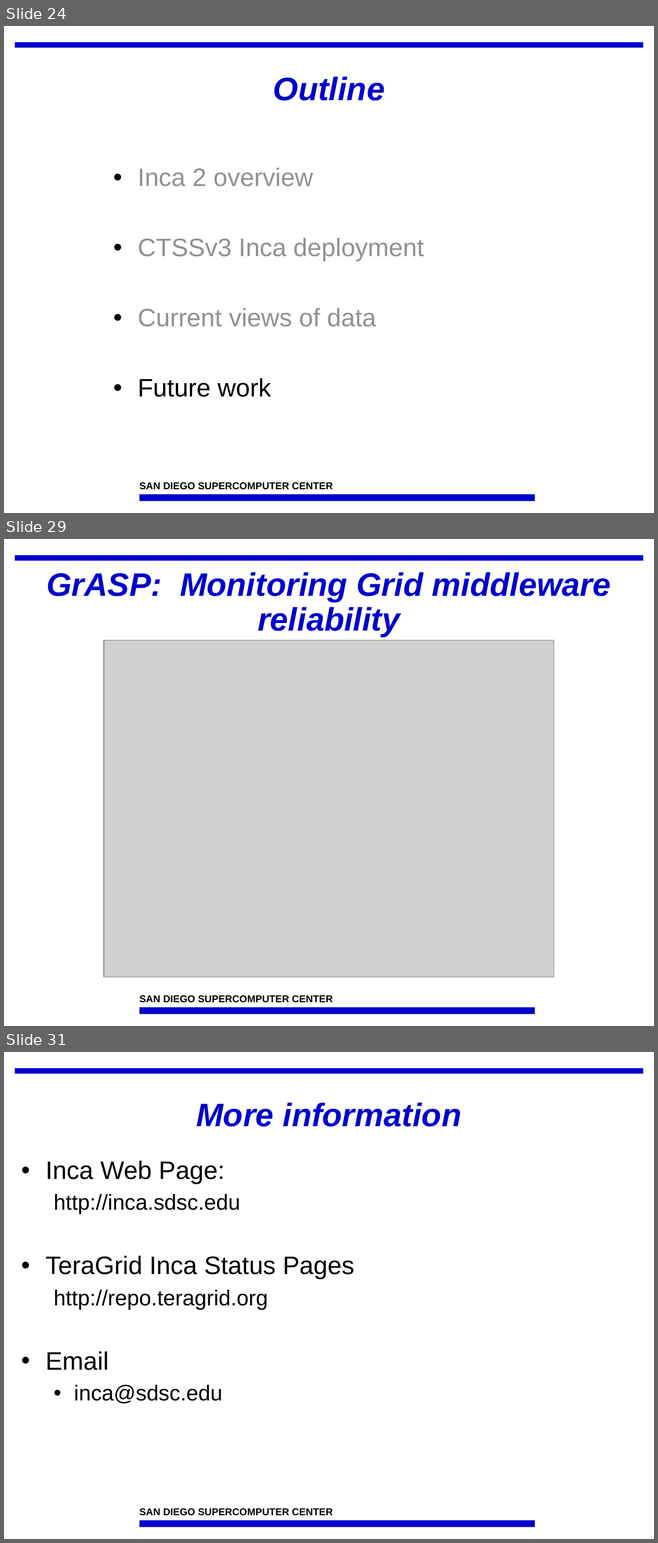
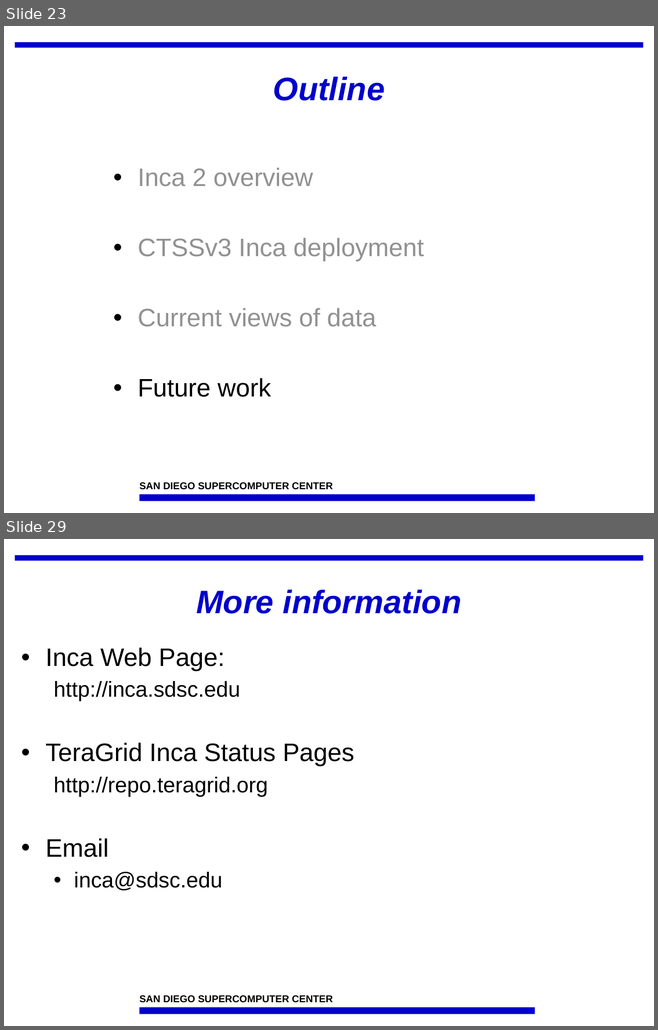
Before and after one commit to IncaProject/inca-xsede, a slide deck: talks/inca-tgarch-11-2-06.ppt. Shown one above the other, each under a label of ours: slides 24, 29 and 31 before the commit, slides 23 and 29 after it; the slides between them are not shown. The pictures are 658x1543 and 658x1030 pixels, drawn with LibreOffice and Linux fonts; fonts in the diff are those of the drawing; grey boxes stand for pictures; background and template pictures are left out. Boxes give left, top, right and bottom in pixels: in the first picture for what was removed or moved away, otherwise in the second. Text is boxed around its words. In the diff, an @@ line names an element or a change of style, - is before the commit and + after.

```diff
--- a/talks/inca-tgarch-11-2-06.ppt
+++ b/talks/inca-tgarch-11-2-06.ppt
@@ slide 29 removed at (x1=4, y1=539, x2=654, y2=1026), background #FFFFFF; not listed: 3 template elements that a slide beside it also shows @@
@@ title removed at (x1=46, y1=572, x2=611, y2=636) @@
-GrASP: Monitoring Grid middleware reliability
@@ picture removed at (x1=104, y1=641, x2=554, y2=977) @@
@@ what was slide 24 is now slide 23 @@
@@ what was slide 31 is now slide 29 @@
```
Also in this commit, not shown: 8 slides changed, 2 slides added, 3 other slides removed.
